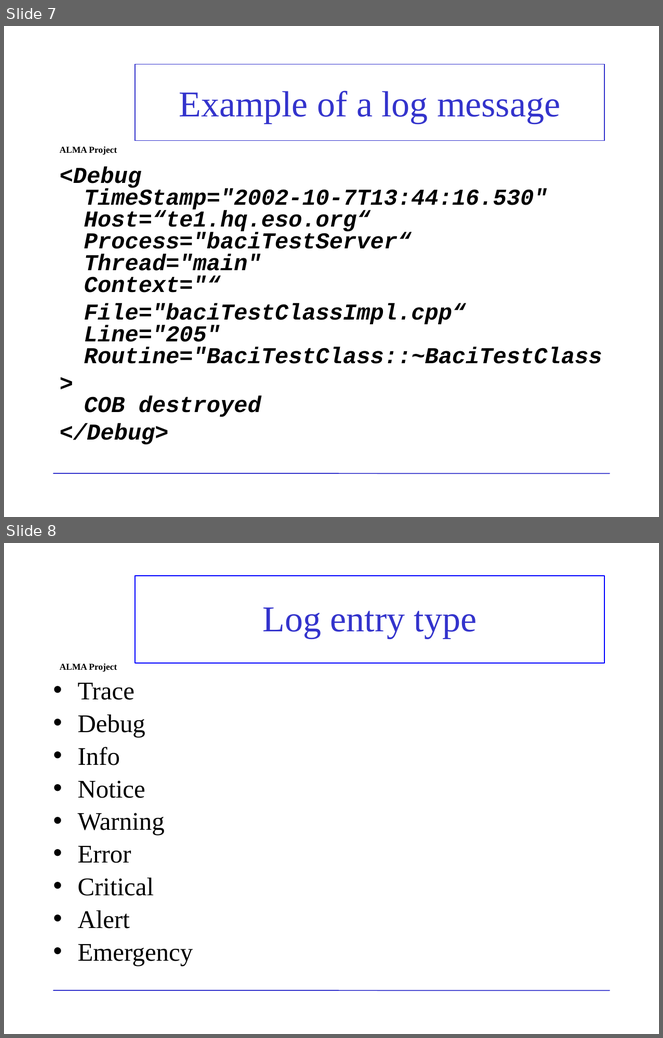
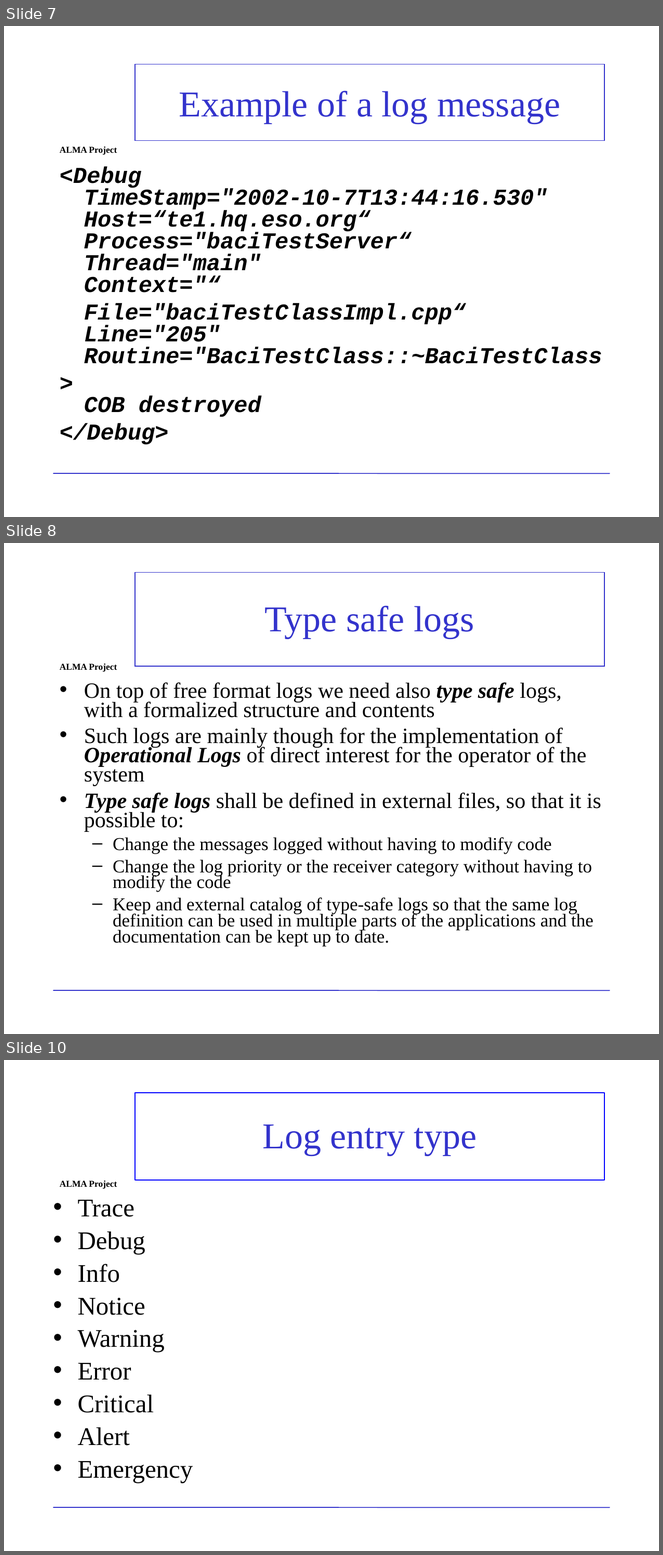
Before and after one commit to ACS-Community/ACS, a slide deck: Documents/ACS-Course/ACSCourse-ACSLoggingSystem.ppt. Shown one above the other, each under a label of ours: slides 7 and 8 before the commit, slides 7, 8 and 10 after it; the slides between them are not shown. The pictures are 663x1038 and 663x1555 pixels, drawn with LibreOffice and Linux fonts; fonts in the diff are those of the drawing; background and template pictures are left out. Boxes give left, top, right and bottom in pixels: in the first picture for what was removed or moved away, otherwise in the second. Text is boxed around its words. In the diff, an @@ line names an element or a change of style, - is before the commit and + after.

```diff
--- a/Documents/ACS-Course/ACSCourse-ACSLoggingSystem.ppt
+++ b/Documents/ACS-Course/ACSCourse-ACSLoggingSystem.ppt
@@ slide 8 added at [4, 543, 659, 1034], background picture (left out); not listed: 2 template elements that a slide beside it also shows @@
@@ title added at [135, 573, 604, 666], outline #3333CC 0.99 pt, 40 pt, text #3333CC @@
+Type safe logs
@@ text added at [84, 682, 601, 947], 20 pt, text #000000 @@
+• On top of free format logs we need also type safe logs, with a formalized structure and contents
+• Such logs are mainly though for the implementation of Operational Logs of direct interest for the operator of the system
+• Type safe logs shall be defined in external files, so that it is possible to:
+  – Change the messages logged without having to modify code
+  – Change the log priority or the receiver category without having to modify the code
+  – Keep and external catalog of type-safe logs so that the same log definition can be used in multiple parts of the applications and the documentation can be kept up to date.
@@ what was slide 8 is now slide 10 @@
```
Also in this commit, not shown: 1 slide changed, 1 other slide added.
